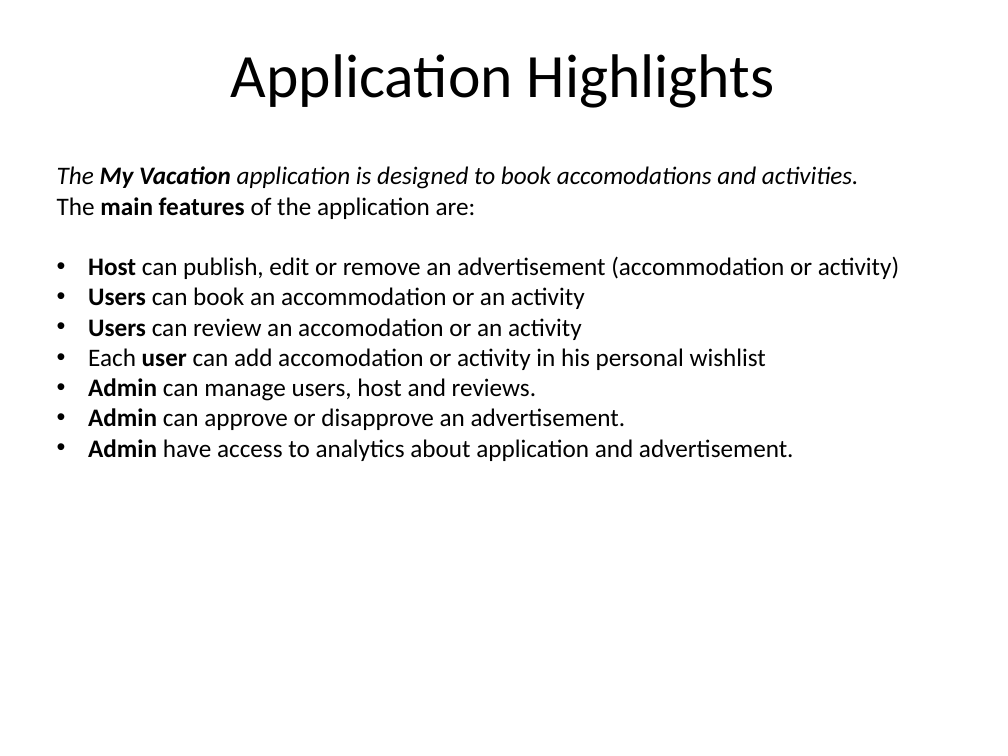
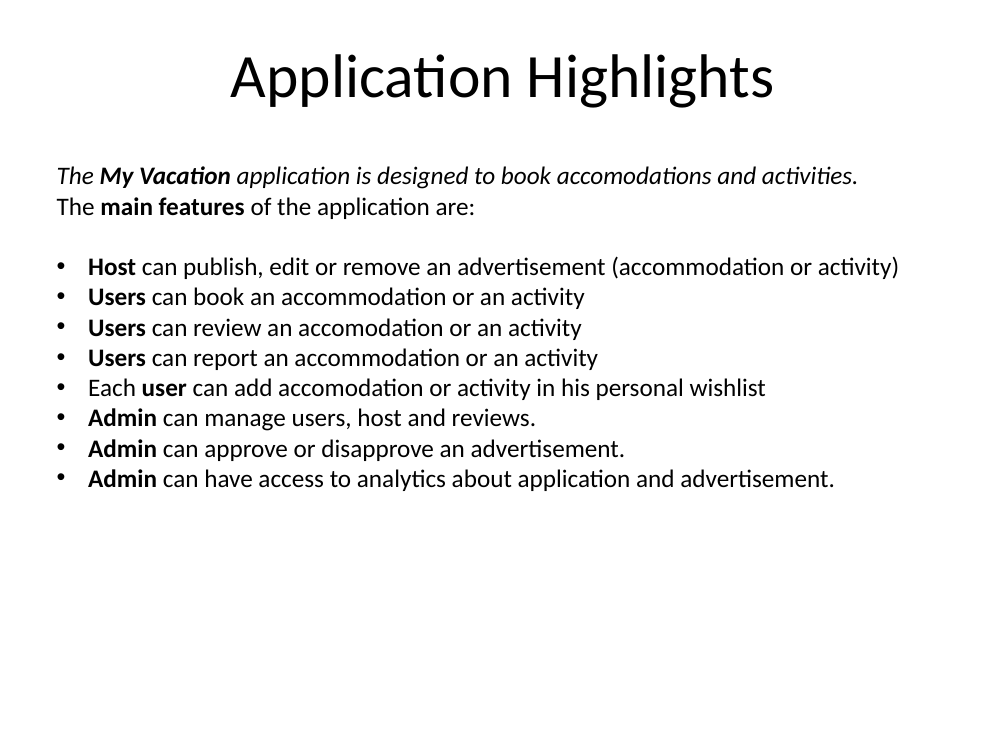
Before and after one commit to bata26/MyVacation, a slide deck: slide 2 of Project Design Presentation My Vacation.pptx. Drawn at 1008x756 pixels with LibreOffice and Linux fonts; fonts in the diff are those of the drawing; background and template pictures are left out. Boxes give left, top, right and bottom in pixels: in the first picture for what was removed or moved away, otherwise in the second. Text is boxed around its words. In the diff, an @@ line names an element or a change of style, - is before the commit and + after.

```diff
--- a/Project Design Presentation My Vacation.pptx
+++ b/Project Design Presentation My Vacation.pptx
@@ text at (x1=88, y1=348, x2=598, y2=370): paragraph added @@
+• Users can report an accommodation or an activity
@@ text at (x1=88, y1=469, x2=835, y2=491): text changed @@
-• Admin have access to analytics about application and advertisement.
+• Admin can have access to analytics about application and advertisement.
```
Also in this commit, not shown: 3 other slides changed.
